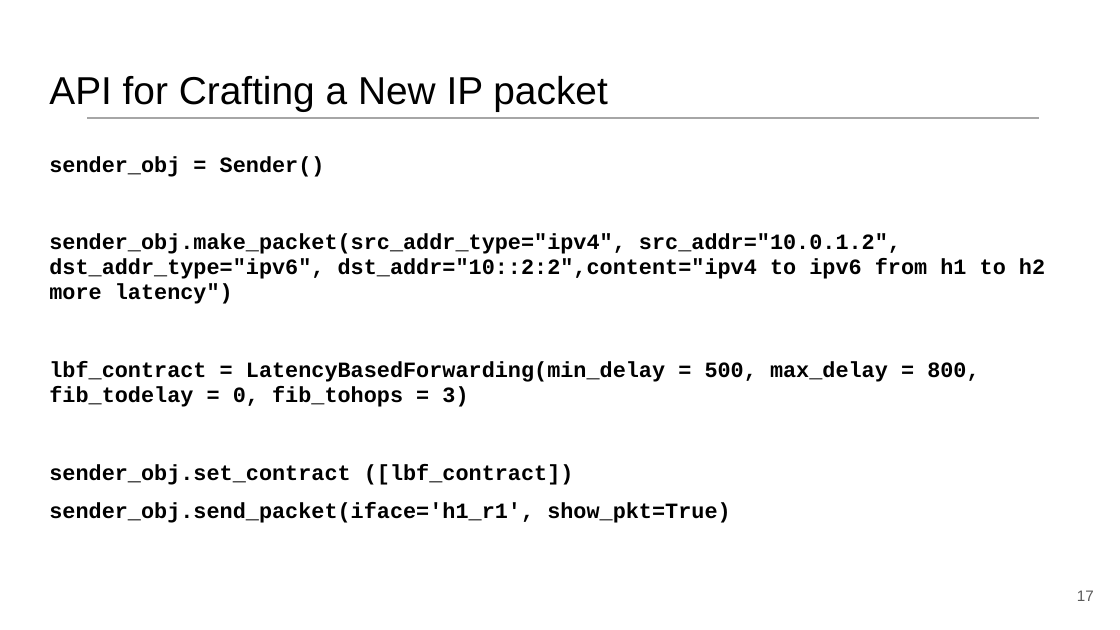
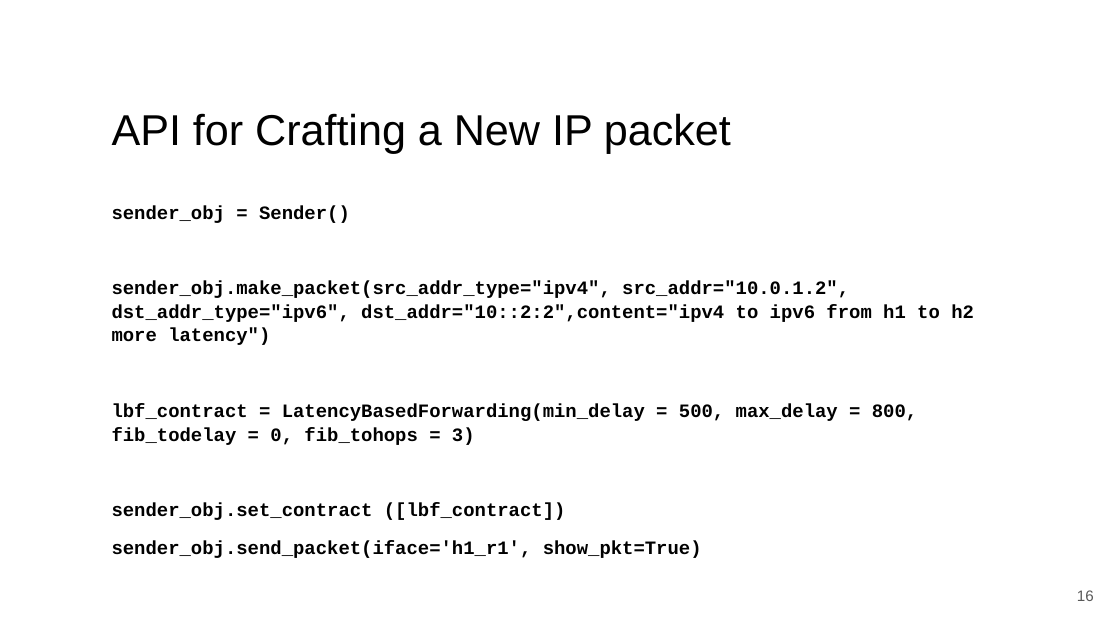
Before and after one commit to network2030/NewIP-Linux, a slide deck: slide 16 of docs/New IP Tutorial --Part-3.pptx (slide 17 before the commit). Drawn at 1120x630 pixels with LibreOffice and Linux fonts; fonts in the diff are those of the drawing. Boxes give left, top, right and bottom in pixels: in the first picture for what was removed or moved away, otherwise in the second. Text is boxed around its words. In the diff, an @@ line names an element or a change of style, - is before the commit and + after.

```diff
--- a/docs/New IP Tutorial --Part-3.pptx
+++ b/docs/New IP Tutorial --Part-3.pptx
@@ line removed from (87, 118) to (1040, 118) @@
@@ title "API for Crafting a New ...": place and size @@
-title "API for Crafting a New ..." at (49, 76, 607, 111)
+title "API for Crafting a New ..." at (112, 113, 731, 153)
@@ title "API for Crafting a New ..." at (112, 113, 731, 153): size 33.3 to 37 pt @@
@@ text "sender_obj = Sender()": place and size @@
-text "sender_obj = Sender()" at (49, 156, 1045, 523)
+text "sender_obj = Sender()" at (112, 205, 974, 558)
@@ text "sender_obj = Sender()" at (112, 205, 974, 558): size 18.7 to 16.1 pt; line spacing 0.95 to 1.05 @@
@@ page number at (1077, 590, 1094, 601): text changed @@
-17
+16
```
Also in this commit, not shown: 16 other slides changed, 1 slide added, 1 slide removed.
